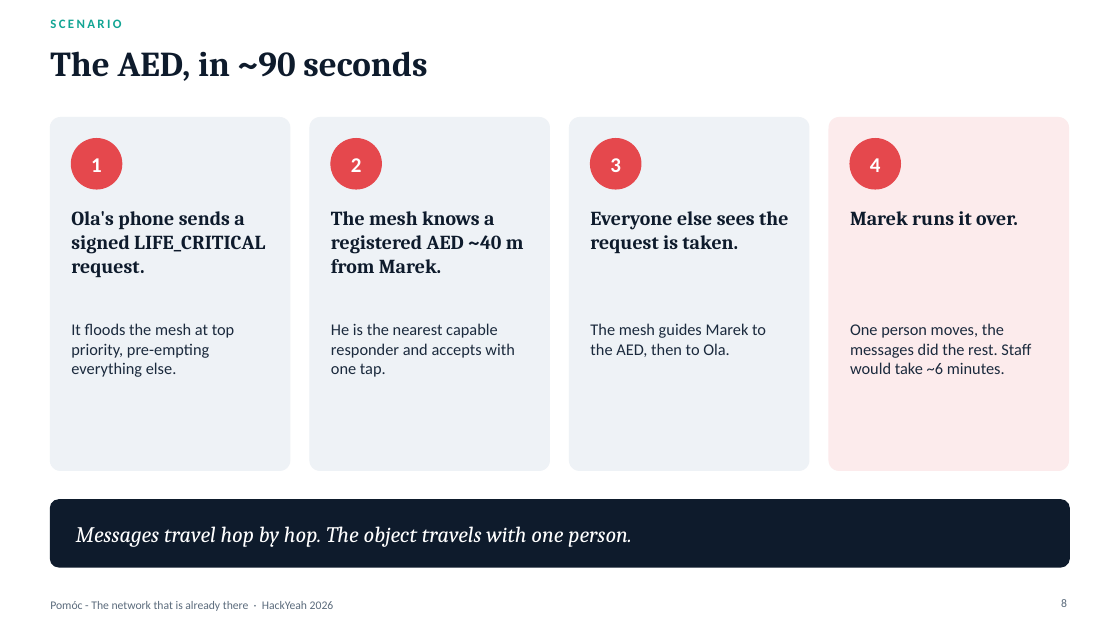
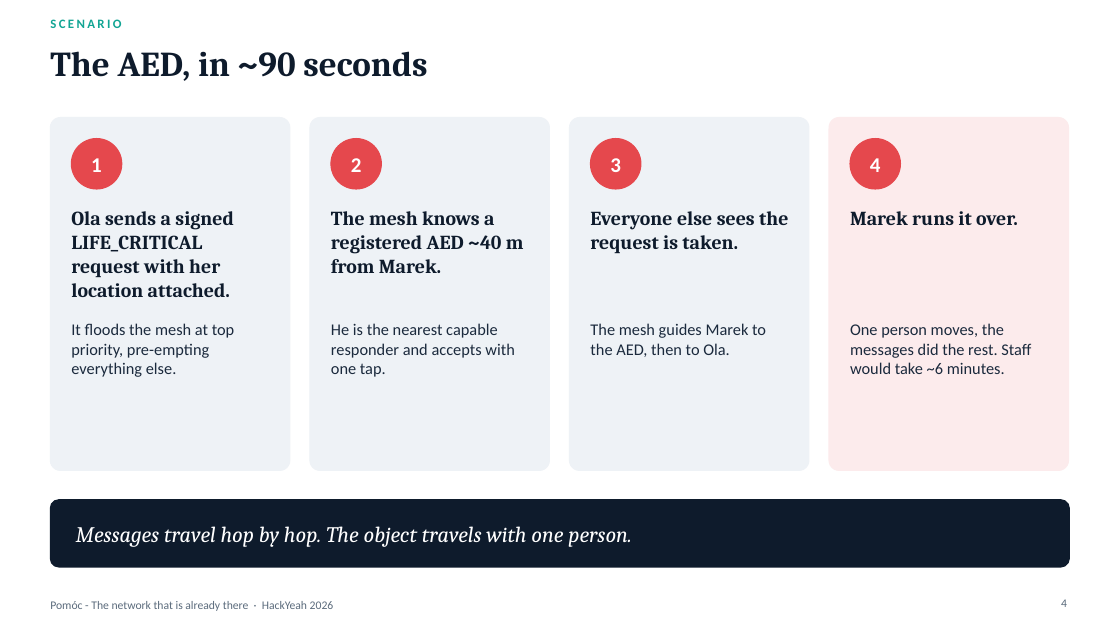
Before and after one commit to theapexlab/hackyeah2026, a slide deck: slide 4 of docs/pitch/pomoc.pptx (slide 8 before the commit). Drawn at 1120x630 pixels with LibreOffice and Linux fonts; fonts in the diff are those of the drawing. Boxes give left, top, right and bottom in pixels: in the first picture for what was removed or moved away, otherwise in the second. Text is boxed around its words. In the diff, an @@ line names an element or a change of style, - is before the commit and + after.

```diff
--- a/docs/pitch/pomoc.pptx
+++ b/docs/pitch/pomoc.pptx
@@ text at box(71, 211, 233, 297): text changed @@
-Ola's phone sends a signed LIFE_CRITICAL request.
+Ola sends a signed LIFE_CRITICAL request with her location attached.
@@ page number at box(1061, 599, 1067, 607): text changed @@
-8
+4
```
Also in this commit, not shown: 6 other slides changed, 11 other files.
